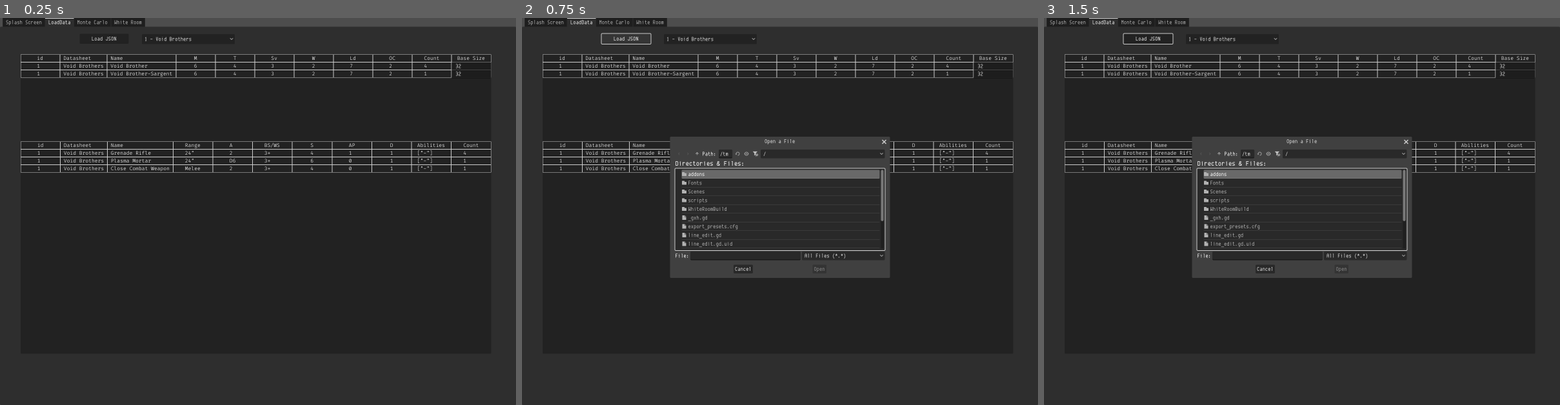
Above: before the commit, frames 1-3 (left to right).
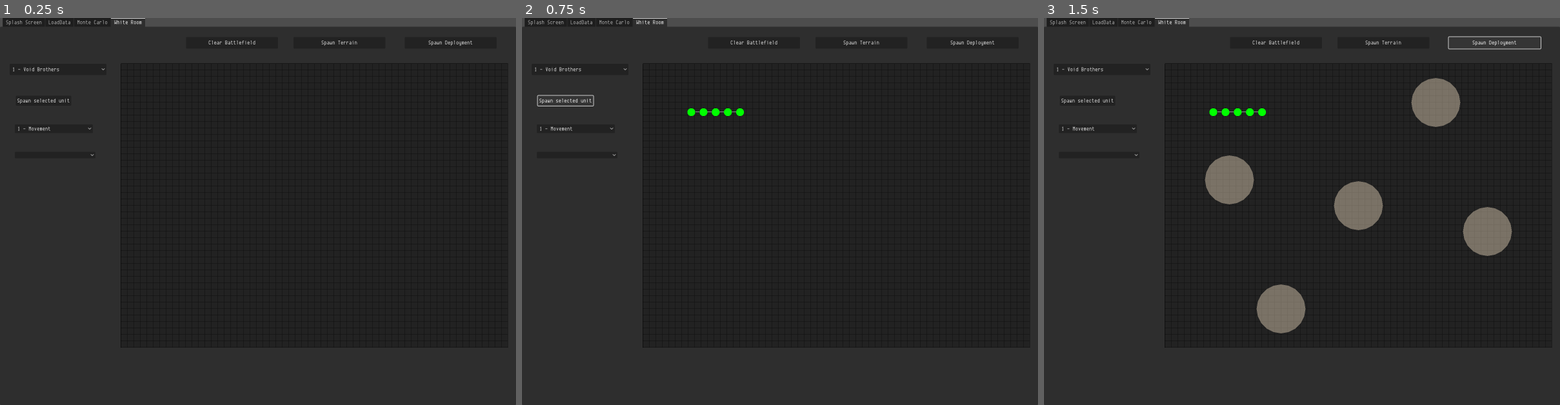
Above: after the commit, the same moments.

Repository: Scarfsman/WhiteRoom
Game: Godot game, scene res://Scenes/main.tscn
Two runs of this game, one before a commit and one after it. Both use one fixed random seed, a clock stepped at 60 frames per second and the inputs below.
Inputs (mouse positions are in pixels of both pictures, inside the frame that each line leads up to):
- Up to frame 1 (0.25 s): no input
- Up to frame 2 (0.75 s): click "Load JSON" (after the commit: "Spawn selected unit") at 0.5 s
- Up to frame 3 (1.5 s): click (1492, 41) at 1.25 s, where only the run after the commit has a clickable "Spawn Deployment"

The runs differ from the first frame. In frame 1, 2.8% of the frame differs, in the area x 2-98%, y 0-86%; in frame 2, 9.3%; in frame 3, 13%.

Commit message:
Added support for tool tips

Diff:
--- a/Scenes/main.tscn
+++ b/Scenes/main.tscn
@@ -30,7 +30,7 @@
 size_flags_horizontal = 3
 size_flags_vertical = 3
 theme = ExtResource("2_344ge")
-current_tab = 1
+current_tab = 3
 
 [node name="Splash Screen" type="TabBar" parent="TabContainer"]
 visible = false
@@ -39,6 +39,7 @@
 metadata/_tab_index = 0
 
 [node name="LoadData" type="TabBar" parent="TabContainer"]
+visible = false
 layout_mode = 2
 metadata/_tab_index = 1
 
@@ -195,7 +196,6 @@
 grow_vertical = 2
 
 [node name="White Room" type="TabBar" parent="TabContainer"]
-visible = false
 layout_mode = 2
 script = ExtResource("7_fdnlq")
 metadata/_tab_index = 3
--- a/Scenes/model.tscn
+++ b/Scenes/model.tscn
@@ -45,3 +45,5 @@
 
 [connection signal="button_down" from="Sprite2D/Button" to="." method="_on_button_button_down"]
 [connection signal="button_up" from="Sprite2D/Button" to="." method="_on_button_button_up"]
+[connection signal="mouse_entered" from="Sprite2D/Button" to="." method="_on_button_mouse_entered"]
+[connection signal="mouse_exited" from="Sprite2D/Button" to="." method="_on_button_mouse_exited"]
--- /dev/null
+++ b/Scenes/tooltip.tscn
@@ -0,0 +1,38 @@
+[gd_scene load_steps=3 format=3 uid="uid://bprrokatky0ku"]
+
+[ext_resource type="Script" uid="uid://df4p764b24bf2" path="res://scripts/tooltip.gd" id="1_ogi1g"]
+[ext_resource type="Theme" uid="uid://reixxy2fymu3" path="res://new_theme.tres" id="2_617o6"]
+
+[node name="Tooltip" type="Control"]
+layout_mode = 3
+anchors_preset = 15
+anchor_right = 1.0
+anchor_bottom = 1.0
+grow_horizontal = 2
+grow_vertical = 2
+script = ExtResource("1_ogi1g")
+
+[node name="UI" type="CanvasLayer" parent="."]
+
+[node name="ModelPopup" type="PopupPanel" parent="UI"]
+unique_name_in_owner = true
+position = Vector2i(750, 550)
+size = Vector2i(113, 100)
+
+[node name="VBoxContainer" type="VBoxContainer" parent="UI/ModelPopup"]
+offset_left = 4.0
+offset_top = 4.0
+offset_right = 109.0
+offset_bottom = 96.0
+
+[node name="Label" type="Label" parent="UI/ModelPopup/VBoxContainer"]
+layout_mode = 2
+theme = ExtResource("2_617o6")
+theme_override_font_sizes/font_size = 20
+text = "TITLE"
+
+[node name="Label2" type="Label" parent="UI/ModelPopup/VBoxContainer"]
+layout_mode = 2
+theme = ExtResource("2_617o6")
+theme_override_font_sizes/font_size = 15
+text = "INFORmation"
--- a/project.godot
+++ b/project.godot
@@ -17,6 +17,7 @@
 [autoload]
 
 globals="*res://scripts/Globals.gd"
+Tooltip="*res://Scenes/tooltip.tscn"
 
 [display]
 
--- a/scripts/object.gd
+++ b/scripts/object.gd
@@ -19,6 +19,9 @@
 var startPos: Vector2 = Vector2(0, 0)
 var temp1: Vector2
 var temp2: Vector2
+
+#data for tooltips
+var data: Array
 
 @onready var space_state = get_world_2d().direct_space_state
 
@@ -119,3 +122,11 @@
 
         position = targetPos - offsetParent
         draw_target_area(maxDist - min(travelDist, maxDist))
+
+
+
+func _on_button_mouse_entered() -> void:
+    Tooltip.ModelPopup(data)
+
+func _on_button_mouse_exited() -> void:
+    Tooltip.HideModelPopup()
--- /dev/null
+++ b/scripts/tooltip.gd
@@ -0,0 +1,12 @@
+extends Control
+
+func ModelPopup(item):
+    %ModelPopup.popup()
+    %ModelPopup.get_node('VBoxContainer/Label').text = item[0]
+    %ModelPopup.get_node('VBoxContainer/Label2').text = item[1]
+
+func HideModelPopup():
+    %ModelPopup.hide()
+
+func _process(delta: float) -> void:
+    %ModelPopup.position = get_global_mouse_position() + Vector2(25, 0)
--- a/scripts/white_room.gd
+++ b/scripts/white_room.gd
@@ -54,7 +54,6 @@
                                        Vector2(50, 26)])]
 
 func moveFeature(feature: Array) -> PackedVector2Array:
-    print(feature[0])
     var points = terrainFeatures[feature[0]]
     var offset = feature[1]
     var theta = feature[2]
@@ -81,7 +80,6 @@
 #code for deployments
 func spawnDeployment(objectives: Array) -> void:
     for markerPos in objectives[0]:
-        print(markerPos)
         var newX = globals.inchesToPixels(markerPos[0])
         var newY = globals.inchesToPixels(markerPos[1])
         var marker = Polygon2D.new()
@@ -109,7 +107,6 @@
 
 func _process(delta: float) -> void:
     var thing = $PhaseSelect
-    print($PhaseSelect.selected)
 
 func _input(event):
  if event is InputEventMouseButton:
@@ -133,13 +130,24 @@
 
 func _on_load_pressed() -> void:
     var models = []
-    print($UnitSelection.get_selected_id())
     #filter the units data frame for the unit based on the drop down box
     var unitData = globals.Units.filter('id', $UnitSelection.get_selected_id())
+    #get the model data for the tooltips
+    var modelData = globals.Units.filter('id', $UnitSelection.get_selected_id())
     unitData = unitData.GetColumns(['Count', 'Base Size', 'M']).data
-    for row in unitData:
-        for i in range(row[0]):
-            models.append([row[1], row[2]])
+    #for each model type, get the information required to spawn the model,
+    #then save the information for the tool tips.
+    for n in range(len(unitData)):
+        for i in range(unitData[n][0]):
+            var newModel = [unitData[n][1], unitData[n][2]]
+            var data = [modelData.data[n][1]]
+            var temp = ''
+            for col in range(2, 9):
+                var NewString = modelData.columns[col] + ': ' + str(modelData.data[n][col]) +'\n'
+                temp += NewString
+            data.append(temp)
+            newModel.append(data)
+            models.append(newModel)
 
     var newUnit = unit.instantiate()
     #set the model to the correct phase
@@ -156,6 +164,7 @@
         newUnit.movement = false
         newUnit.shooting = false
         newUnit.charge = true
+    #instantiate the models
     for indx in range(len(models)):
         #create a new model class object and add it to the unit
         var newModel = model.instantiate()
@@ -177,6 +186,9 @@
         #set the sprite scale accordingly
         newModel.get_node('Sprite2D').scale = Vector2(radius, radius)
         rowCount = indx/5
+        #set the tooltip data for the model
+        print(models[indx][2])
+        newModel.data = models[indx][2]
 
         #spawn the model
         var x = (indx*radius*150) + 150 - ((indx/5)*radius*150*5)
Not shown, added: scripts/tooltip.gd.uid
